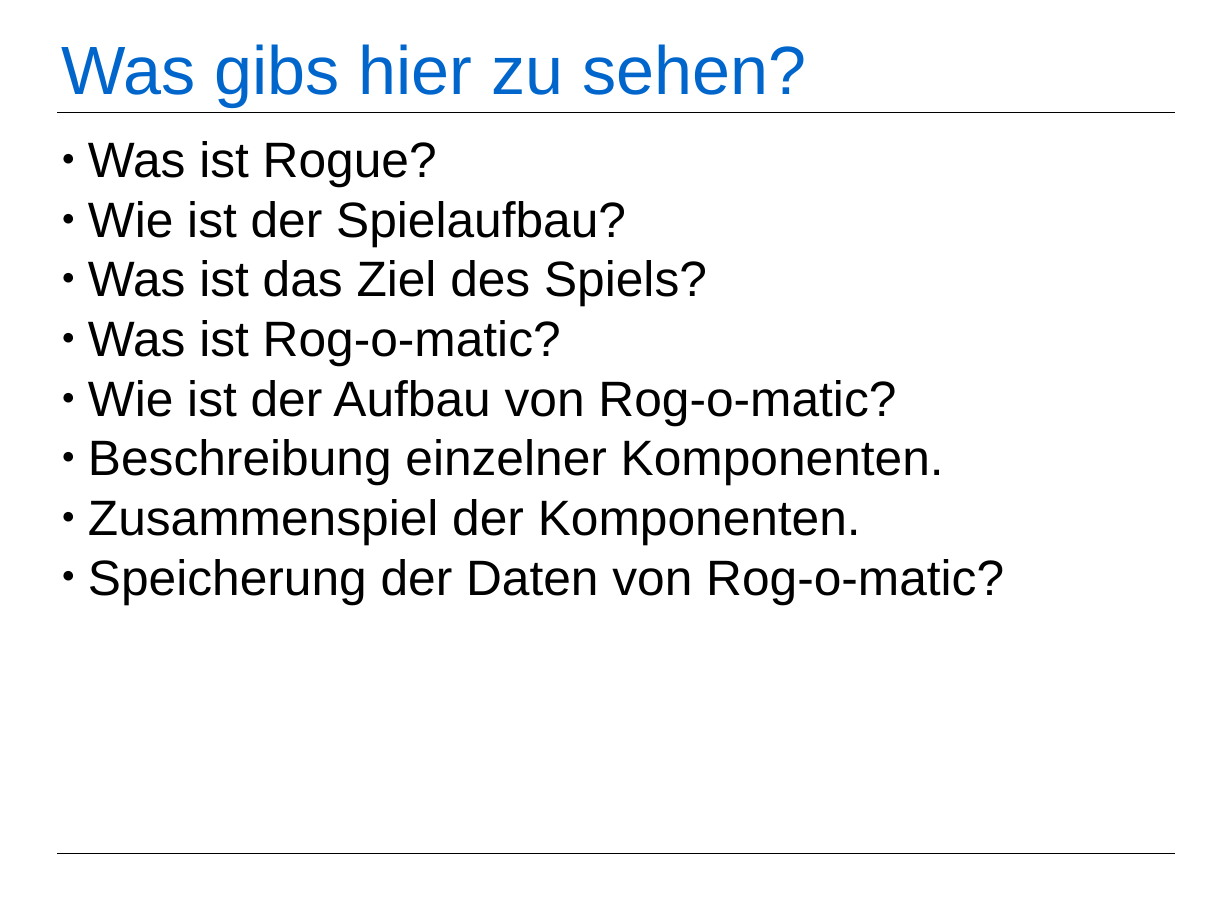
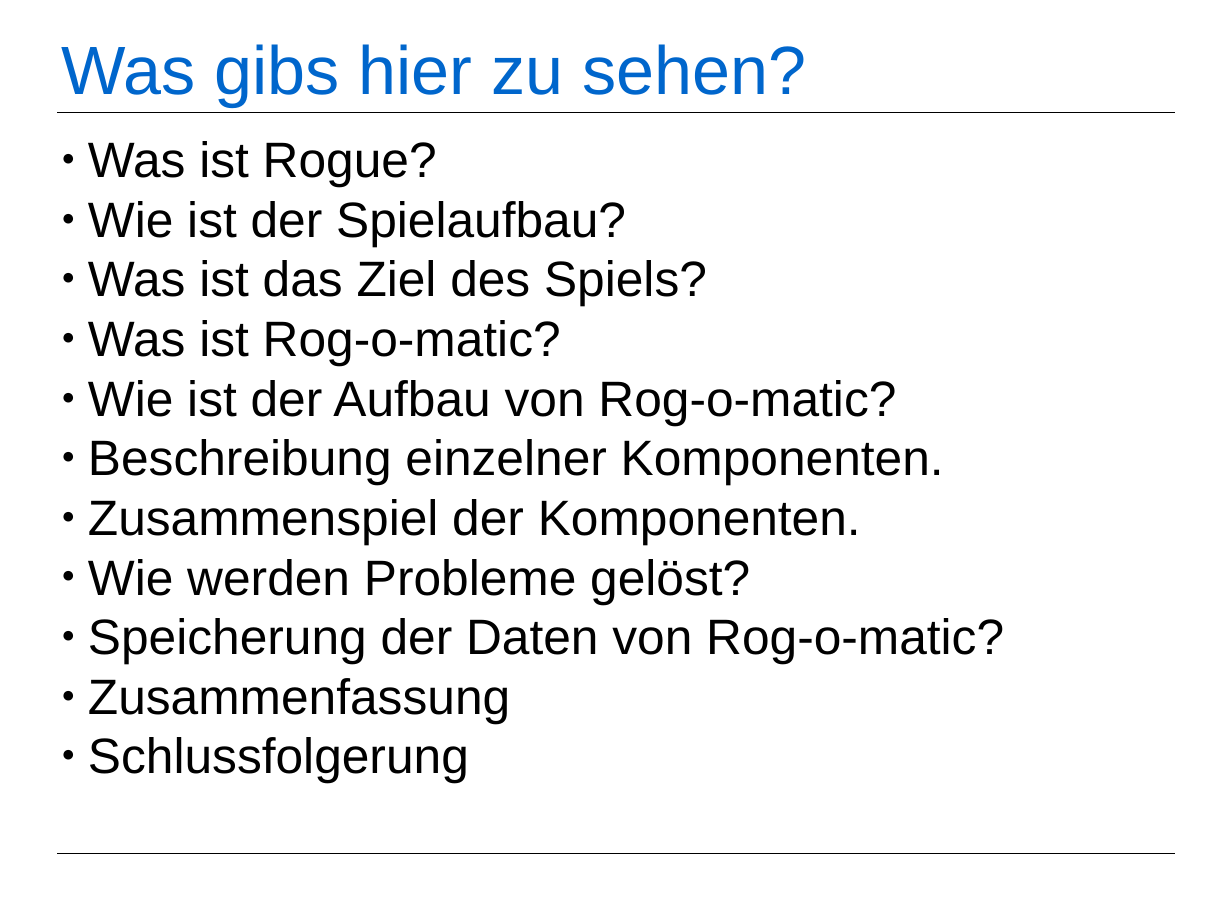
Before and after one commit to Peabrain/studium, a slide deck: slide 1 of Semester2/Aufgaben/Proseminar Programmierspiele/Rog-o-matic.odp. Drawn at 1232x924 pixels with LibreOffice and Linux fonts; fonts in the diff are those of the drawing. Boxes give left, top, right and bottom in pixels: in the first picture for what was removed or moved away, otherwise in the second. Text is boxed around its words. In the diff, an @@ line names an element or a change of style, - is before the commit and + after.

```diff
--- a/Semester2/Aufgaben/Proseminar Programmierspiele/Rog-o-matic.odp
+++ b/Semester2/Aufgaben/Proseminar Programmierspiele/Rog-o-matic.odp
@@ subtitle at [88,559,750,604]: paragraph added @@
+● Wie werden Probleme gelöst?
@@ subtitle at [88,678,510,783]: paragraphs added @@
+● Zusammenfassung
+● Schlussfolgerung
```
